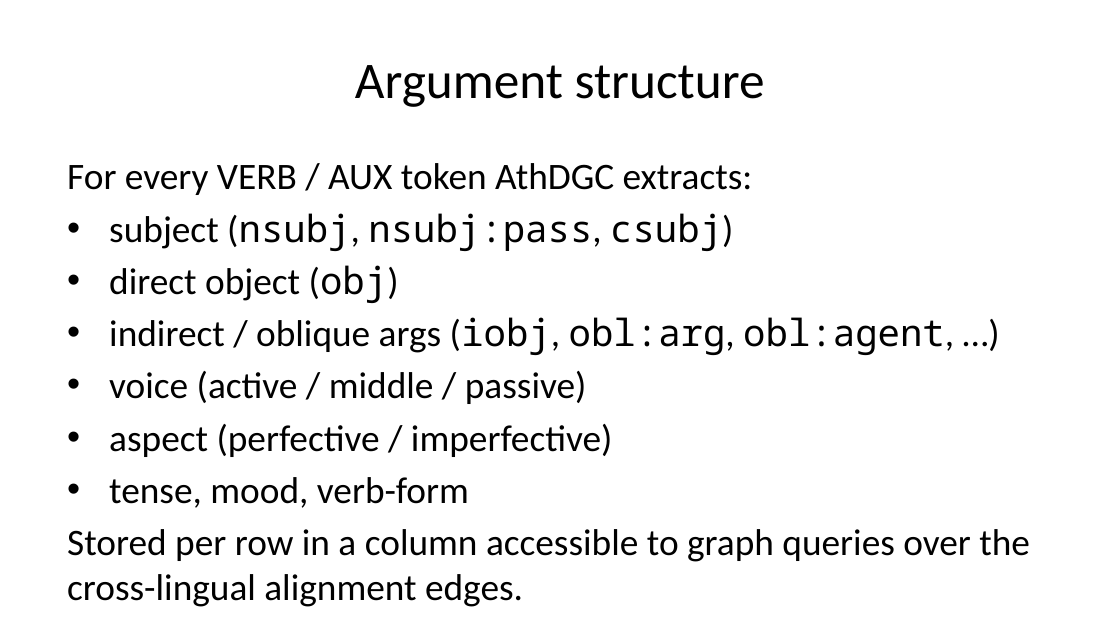
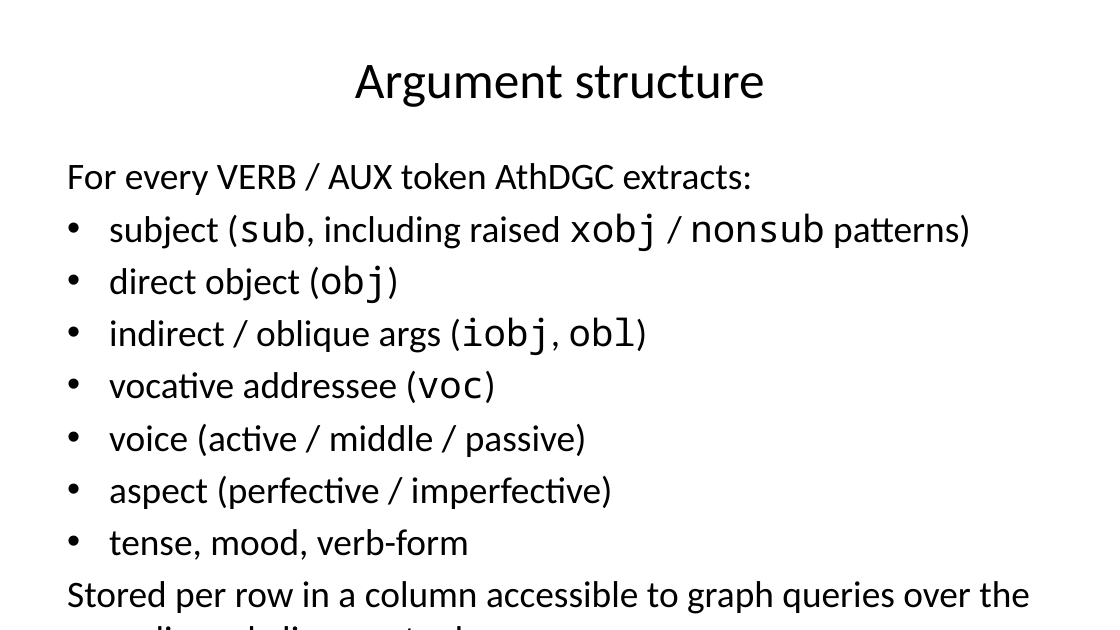
Before and after one commit to AthDGC/AthDGC.github.io, a slide deck: slide 6 of slides/cidl_2026.pptx. Drawn at 1120x630 pixels with LibreOffice and Linux fonts; fonts in the diff are those of the drawing. Boxes give left, top, right and bottom in pixels: in the first picture for what was removed or moved away, otherwise in the second. Text is boxed around its words. In the diff, an @@ line names an element or a change of style, - is before the commit and + after.

```diff
--- a/slides/cidl_2026.pptx
+++ b/slides/cidl_2026.pptx
@@ text at (x1=109, y1=213, x2=971, y2=251): text changed; font Noto Sans Mono to Calibri @@
-• subject (nsubj, nsubj:pass, csubj)
+• subject (sub, including raised xobj / nonsub patterns)
@@ text at (x1=109, y1=317, x2=648, y2=403): text changed @@
-• indirect / oblique args (iobj, obl:arg, obl:agent, …)
+• indirect / oblique args (iobj, obl)
+• vocative addressee (voc)
```
Also in this commit, not shown: 14 other files.
